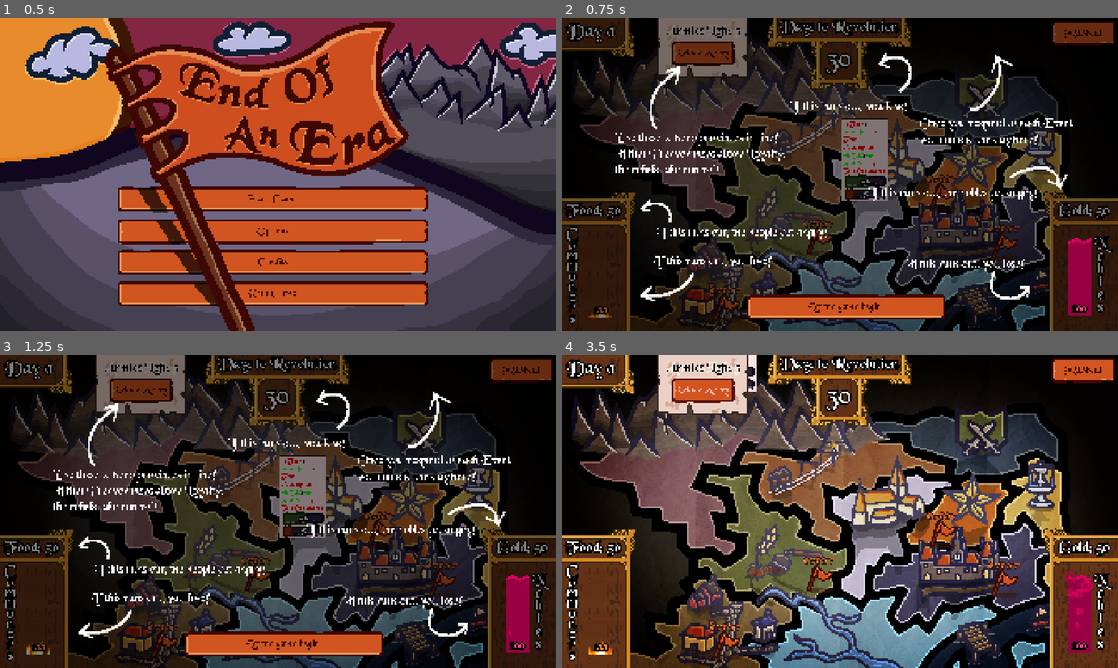
Above: before the commit, frames 1-4 (two rows, left to right).
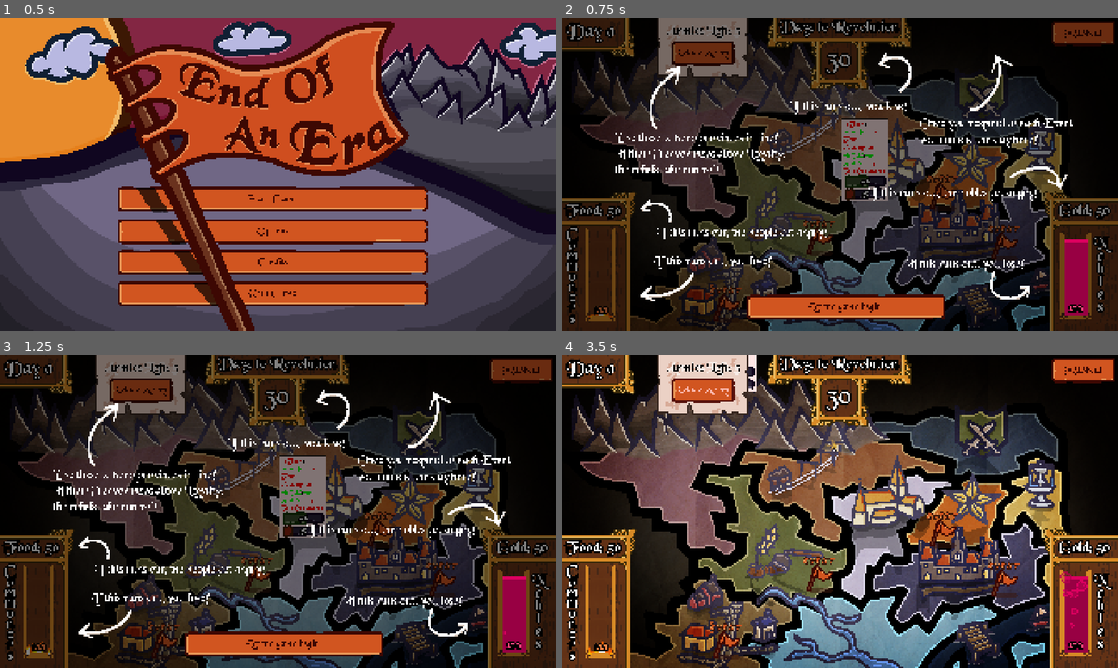
Above: after the commit, the same moments.

Repository: Orangechrisy/gmtk-game-jam-2026
Game: Godot game, scene res://Map/map.tscn
Same seed, same stepped clock (60 frames per second), same inputs: the game is played once before the commit and once after it. Sound files missing from this copy of the repository are replaced by a short silence.
Inputs:
- Up to frame 1 (0.5 s): no input
- Up to frame 2 (0.75 s): click "Start Game" at 0.5 s
- Up to frame 3 (1.25 s): no input
- Up to frame 4 (3.5 s): click "Let the game begin." at 1.25 s; click "Place Army" at 2 s; click "Cancel" at 2.75 s

Frame 1 is identical in both runs. In frame 2, 1.0% of the frame differs, in the area x 4-96%, y 67-97%; in frame 3, 1.0%; in frame 4, 1.2%.

Commit message:
basic ass outlines to those bars

Diff:
--- a/UI/MainInterface.tscn
+++ b/UI/MainInterface.tscn
@@ -7,6 +7,7 @@
 [ext_resource type="Texture2D" uid="uid://dv0tu217j8ocx" path="res://Assets/down_paper.png" id="4_t76gb"]
 [ext_resource type="Shader" uid="uid://b8m8hefme75c2" path="res://UI/fervor_shader.gdshader" id="5_bpl6d"]
 [ext_resource type="Texture2D" uid="uid://dc1aecf3gci76" path="res://Assets/white_bar.png" id="6_hugk6"]
+[ext_resource type="Texture2D" uid="uid://qafjx3mknalx" path="res://Assets/extra_borders.png" id="7_1k4t5"]
 [ext_resource type="PackedScene" uid="uid://dg6gg8wow84om" path="res://winebar.tscn" id="7_bpl6d"]
 [ext_resource type="PackedScene" uid="uid://tunjitqdflgg" path="res://UI/bubbles.tscn" id="8_hugk6"]
 
@@ -29,7 +30,7 @@
 shader_parameter/fire_speed = Vector2(0, 0.5)
 shader_parameter/fire_aperture = 1.0
 shader_parameter/pixel_amount = 40.0
-shader_parameter/fire_height = 0.999999977648
+shader_parameter/fire_height = 0.0
 shader_parameter/box_height = 0.3
 
 [node name="MainInterface" type="Control" unique_id=1175301398]
@@ -271,6 +272,19 @@
 text = "100"
 horizontal_alignment = 1
 
+[node name="NinePatchRect" type="NinePatchRect" parent="CommonerTextureRect/CommonerPatch/CommonFervor/CommonFervorBar" unique_id=1071686128]
+layout_mode = 0
+offset_left = -12.0
+offset_top = 21.0
+offset_right = 92.0
+offset_bottom = 348.0
+texture = ExtResource("7_1k4t5")
+region_rect = Rect2(0, 73, 152, 79)
+patch_margin_left = 52
+patch_margin_top = 12
+patch_margin_right = 52
+patch_margin_bottom = 59
+
 [node name="NobleTextureRect2" type="TextureRect" parent="." unique_id=88494692]
 layout_mode = 1
 anchors_preset = 3
@@ -341,15 +355,28 @@
 text = "Gold: 50"
 
 [node name="WineBar" parent="NobleTextureRect2/NoblePatch" unique_id=366908992 instance=ExtResource("7_bpl6d")]
-position = Vector2(85, 420)
+position = Vector2(72, 420)
 water_size = Vector2(80, 10)
 surface_color = Color(0.8625895, 0, 0.37225652, 1)
 water_fill_color = Color(0.59607846, 0, 0.2627451, 1)
-natural_wave_height = 4.0
 speed = 75.0
 
 [node name="Bubbles" parent="NobleTextureRect2/NoblePatch" unique_id=1571613120 instance=ExtResource("8_hugk6")]
-position = Vector2(55, 37)
+position = Vector2(42, 37)
+
+[node name="NinePatchRect3" type="NinePatchRect" parent="NobleTextureRect2/NoblePatch" unique_id=74906963]
+layout_mode = 1
+offset_left = 60.0
+offset_top = 138.0
+offset_right = 164.0
+offset_bottom = 442.0
+pivot_offset = Vector2(-342, -71)
+texture = ExtResource("7_1k4t5")
+region_rect = Rect2(0, 73, 152, 79)
+patch_margin_left = 52
+patch_margin_top = 12
+patch_margin_right = 52
+patch_margin_bottom = 59
 
 [node name="NobleFervor" type="Label" parent="NobleTextureRect2/NoblePatch" unique_id=2136776712]
 custom_maximum_size = Vector2(100, 360)
@@ -396,10 +423,11 @@
 [node name="Label" type="Label" parent="NobleTextureRect2/NoblePatch" unique_id=1159067989]
 z_index = 3
 layout_mode = 0
-offset_left = 83.0
+offset_left = 70.0
 offset_top = 377.0
-offset_right = 169.0
+offset_right = 156.0
 offset_bottom = 438.0
+pivot_offset = Vector2(-352, -310)
 theme_override_colors/font_color = Color(0.99999815, 0.27920973, 0.4946676, 1)
 theme_override_font_sizes/font_size = 40
 horizontal_alignment = 1
